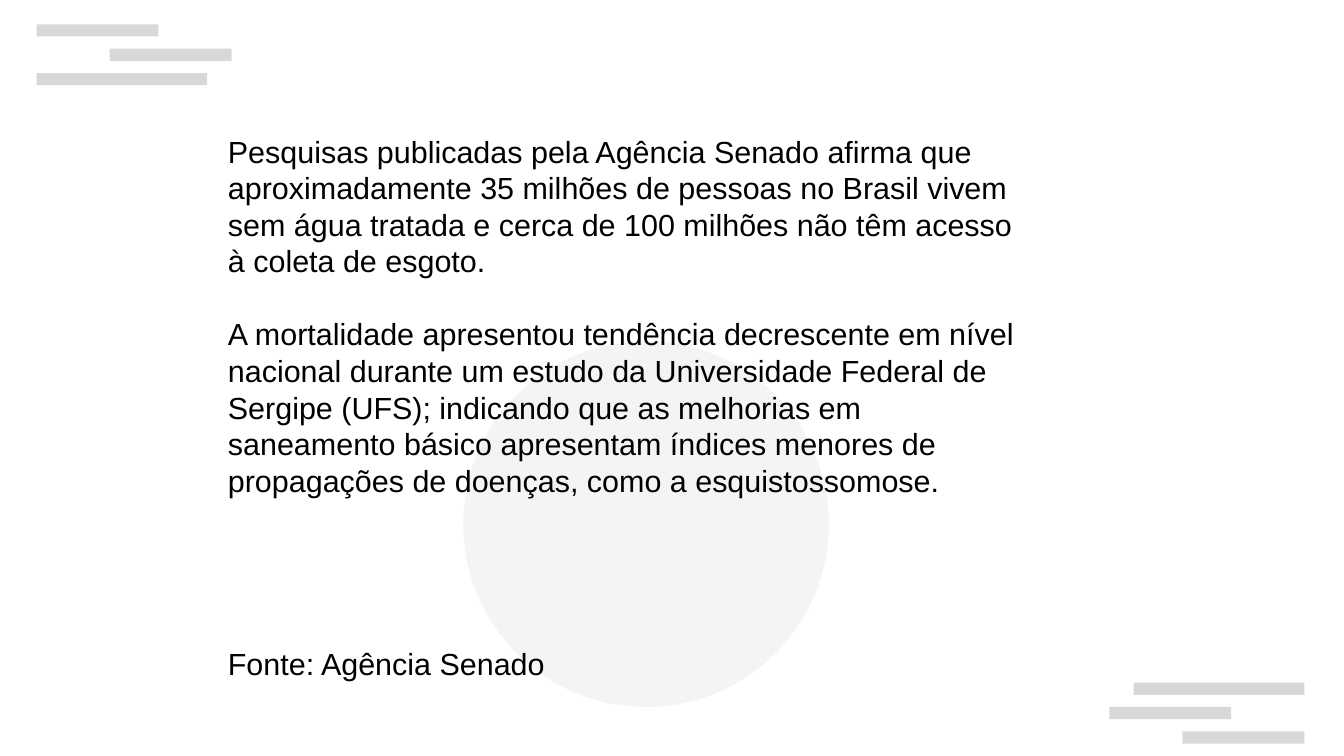
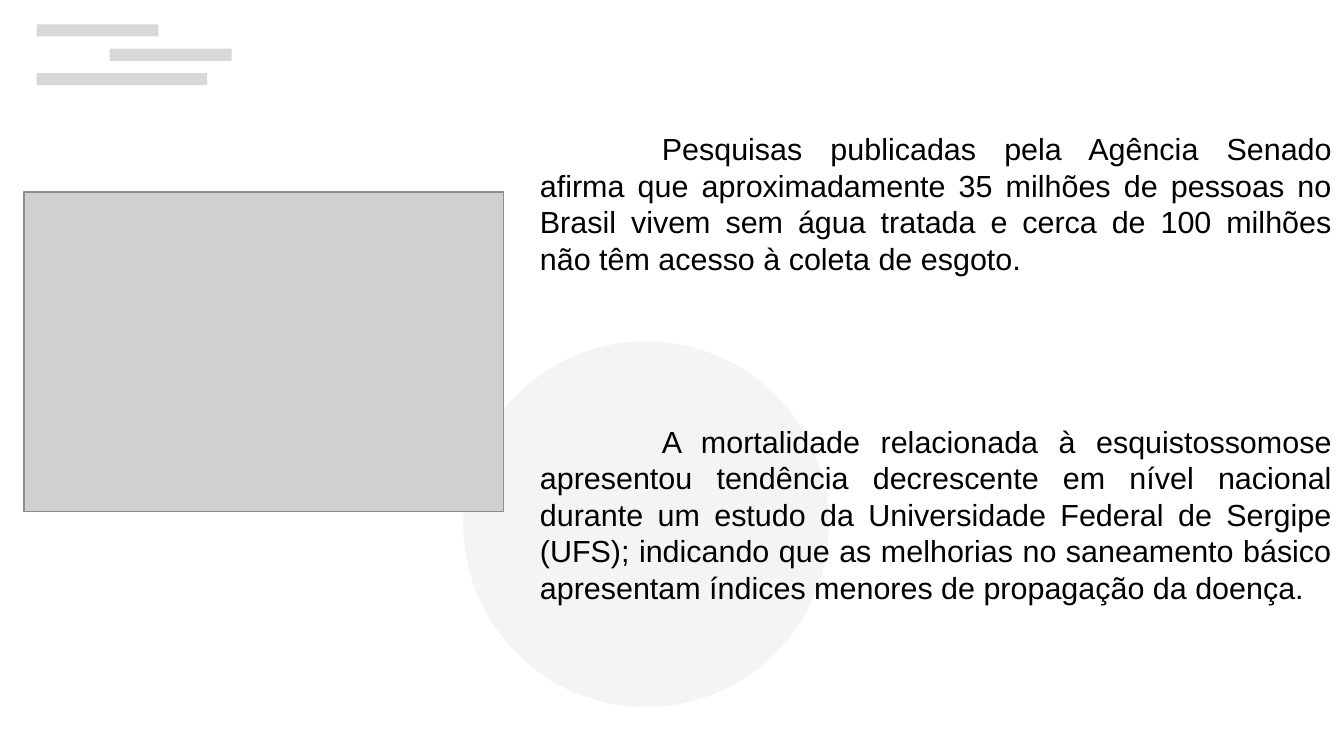
Before and after one commit to andreypereira08/teste, a slide deck: slide 5 of esquistossomose_atvbio.odp (slide 3 before the commit). Drawn at 1344x756 pixels with LibreOffice and Linux fonts; fonts in the diff are those of the drawing; grey boxes stand for pictures; background and template pictures are left out. Boxes give left, top, right and bottom in pixels: in the first picture for what was removed or moved away, otherwise in the second. Text is boxed around its words. In the diff, an @@ line names an element or a change of style, - is before the commit and + after.

```diff
--- a/esquistossomose_atvbio.odp
+++ b/esquistossomose_atvbio.odp
@@ text "Pesquisas publicadas pela Agência Senado ...": place and size @@
-text "Pesquisas publicadas pela Agência Senado ..." at <box>228,140,1013,498</box>
+text "Pesquisas publicadas pela Agência Senado ..." at <box>540,137,1332,605</box>
@@ text at <box>540,137,1332,276</box>: alignment left to justified @@
@@ picture added at <box>24,191,505,511</box> @@
@@ text at <box>540,430,1331,605</box>: text changed @@
-A mortalidade apresentou tendência decrescente em nível nacional durante um estudo da Universidade Federal de Sergipe (UFS); indicando que as melhorias em saneamento básico apresentam índices menores de propagações de doenças, como a esquistossomose.
-Fonte: Agência Senado
+A mortalidade relacionada à esquistossomose apresentou tendência decrescente em nível nacional durante um estudo da Universidade Federal de Sergipe (UFS); indicando que as melhorias no saneamento básico apresentam índices menores de propagação da doença.
@@ rectangle added at <box>912,456,1321,756</box>, fill #FFFFFF, outline #FFFFFF 0 pt @@
@@ rectangle removed at <box>1134,683,1305,695</box> @@
@@ rectangle removed at <box>1110,707,1232,720</box> @@
@@ rectangle removed at <box>1183,732,1305,744</box> @@
```
Also in this commit, not shown: 5 other slides changed, 3 slides added, 5 slides removed, 2 other files.
